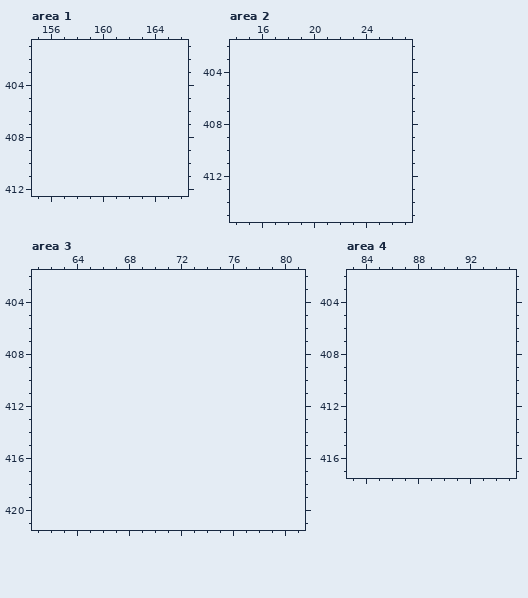
Pixel-art file: assets/ui/skin.aseprite. The first picture shows the starting point.
320x400 pixels, 1 frame. Colours within 5 levels of each other are drawn and written as one. Shown: area 1: x 155..166, y 401..412; area 2: x 14..27, y 402..415; area 3: x 61..81, y 402..421; area 4: x 83..95, y 402..417. The old version is drawn lined up with the new one, on the new canvas. The commit also changed other parts of the picture, which this record leaves out.
Palette (. is transparent): 
Now the later version:
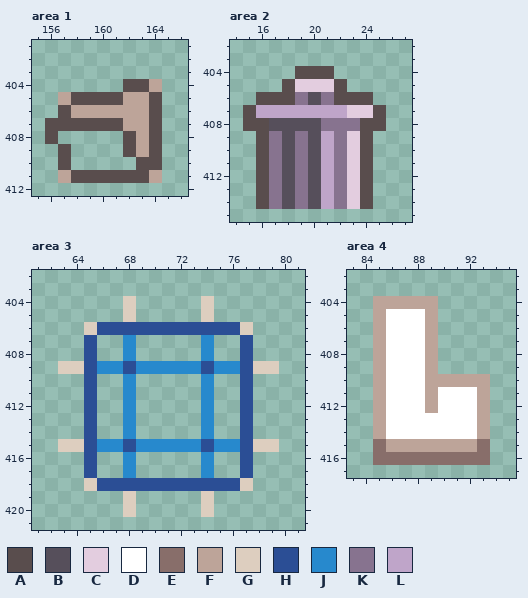
Colours new in this view: A #594d4d  B #564f5b  C #e3cddf  D #ffffff  E #886e6a  F #bda499  G #ddcebf  H #2b4e95  J #2789cd  K #87738f  L #bfa5c9
Changes in this commit:
canvas 320x400 -> 320x429
Area 1:
The edit adds colour A in row 404 at x 162 to 163; in row 405 at x 158 to 161 and 164; in row 406 at x 157 and 164; in row 407 at x 156 to 161 and 164; in row 408 at x 156, 162 and 164; in row 409 at x 157, 162 and 164.
The edit adds colour A in row 410 at x 157 and 163 to 164; in row 411 at x 158 to 163.
The edit adds colour F in row 404 at x 164; in row 405 at x 157 and 162 to 163; in row 406 at x 158 to 163; in row 407 at x 162 to 163; in rows 408 to 409 at x 163; in row 411 at x 157 and 164.
Area 2:
The edit adds colour A in row 404 at x 19 to 21; in row 405 at x 18 and 22; in row 406 at x 16 to 18 and 22 to 24; in row 407 at x 15 and 25; in row 408 at x 15 to 16 and 24 to 25; in rows 409 to 414 at x 16 and 24.
The edit adds colour B in row 406 at x 20; in row 408 at x 17 to 20; in rows 409 to 414 at x 18 and 20.
The edit adds colour C in row 405 at x 19 to 21; in row 407 at x 23 to 24; in rows 409 to 414 at x 23.
The edit adds colour K in row 406 at x 19 and 21; in row 408 at x 21 to 23; in rows 409 to 414 at x 17, 19 and 22.
The edit adds colour L in row 407 at x 16 to 22; in rows 409 to 414 at x 21.
Area 3:
The edit adds colour G in rows 404 to 405 at x 68 and 74; in row 406 at x 65 and 77; in row 409 at x 63 to 64 and 78 to 79; in row 415 at x 63 to 64 and 78 to 79; in row 418 at x 65 and 77; in rows 419 to 420 at x 68 and 74.
The edit adds colour H in row 406 at x 66 to 76; in rows 407 to 408 at x 65 and 77; in row 409 at x 65, 68, 74 and 77; in rows 410 to 414 at x 65 and 77; in row 415 at x 65, 68, 74 and 77; in rows 416 to 417 at x 65 and 77.
The edit adds colour H in row 418 at x 66 to 76.
The edit adds colour J in rows 407 to 408 at x 68 and 74; in row 409 at x 66 to 67, 69 to 73 and 75 to 76; in rows 410 to 414 at x 68 and 74; in row 415 at x 66 to 67, 69 to 73 and 75 to 76; in rows 416 to 417 at x 68 and 74.
Area 4:
The edit adds colour D in rows 405 to 410 at x 86 to 88; in rows 411 to 412 at x 86 to 88 and 90 to 92; in rows 413 to 414 at x 86 to 92.
The edit adds colour E in row 415 at x 85 and 93; in row 416 at x 85 to 93.
The edit adds colour F in row 404 at x 85 to 89; in rows 405 to 409 at x 85 and 89; in row 410 at x 85 and 89 to 93; in rows 411 to 412 at x 85, 89 and 93; in rows 413 to 414 at x 85 and 93; in row 415 at x 86 to 92.
Where, in picture pixels (left, top, right, bottom), the same in both pictures:
added: (45, 79, 162, 183)
added: (243, 66, 386, 209)
added: (58, 296, 279, 517)
added: (373, 296, 490, 465)
